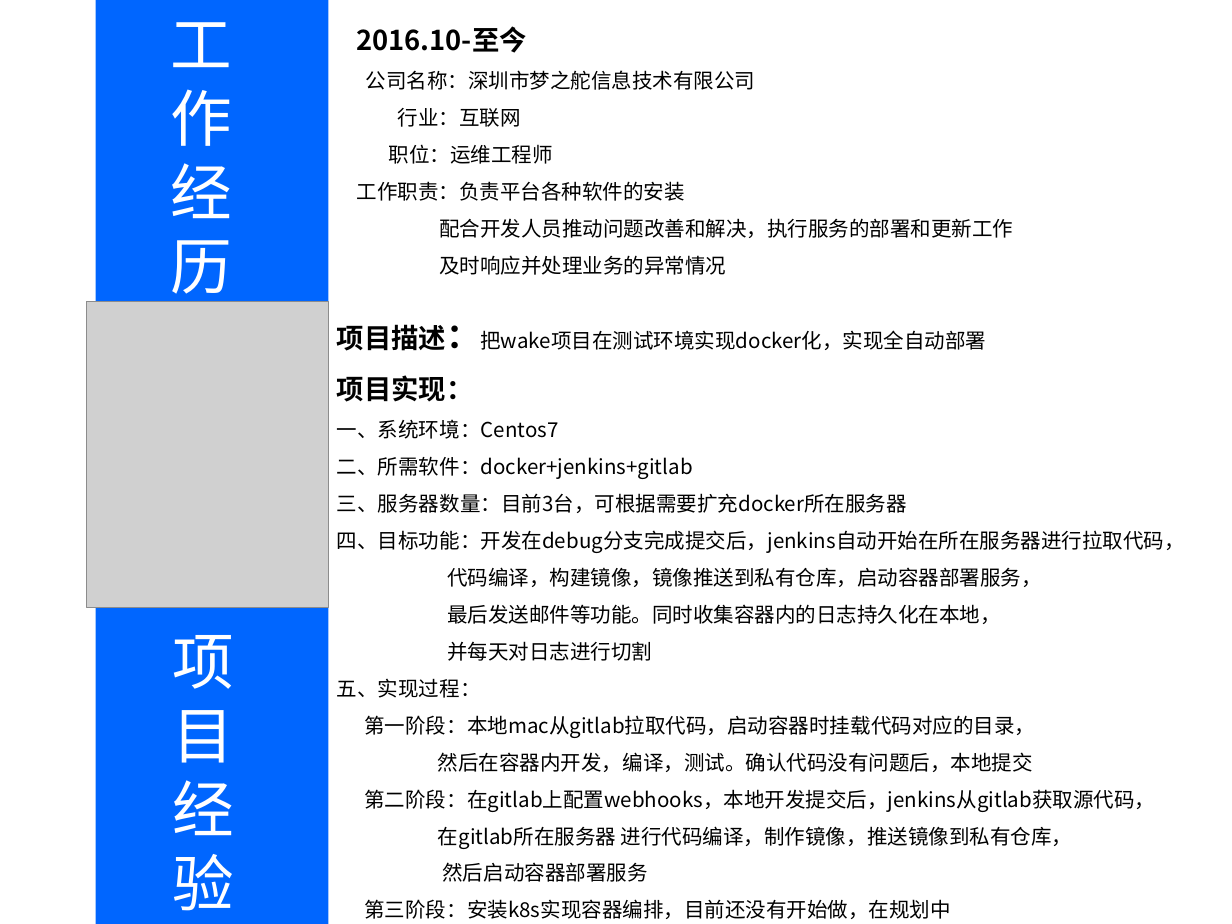
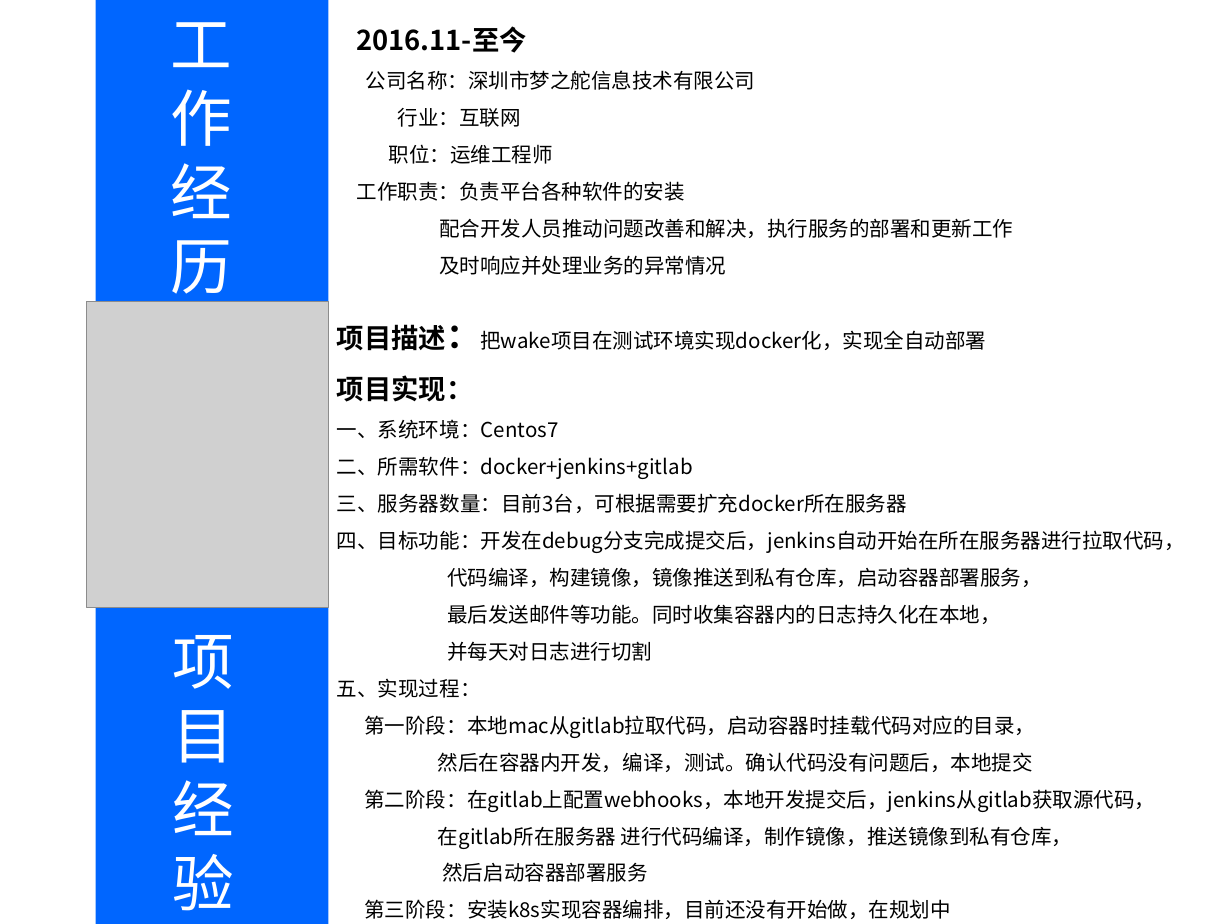
Before and after one commit to 641025266/resume, a slide deck: slide 2 of linux运维工程师-陈浩-重庆大学.ppt. Drawn at 1232x924 pixels with LibreOffice and Linux fonts; fonts in the diff are those of the drawing; grey boxes stand for pictures. Boxes give left, top, right and bottom in pixels: in the first picture for what was removed or moved away, otherwise in the second. Text is boxed around its words. In the diff, an @@ line names an element or a change of style, - is before the commit and + after.

```diff
--- a/linux运维工程师-陈浩-重庆大学.ppt
+++ b/linux运维工程师-陈浩-重庆大学.ppt
@@ text at (357,26,527,53): text changed @@
-2016.10-至今
+2016.11-至今
```
Also in this commit, not shown: 1 other file.
